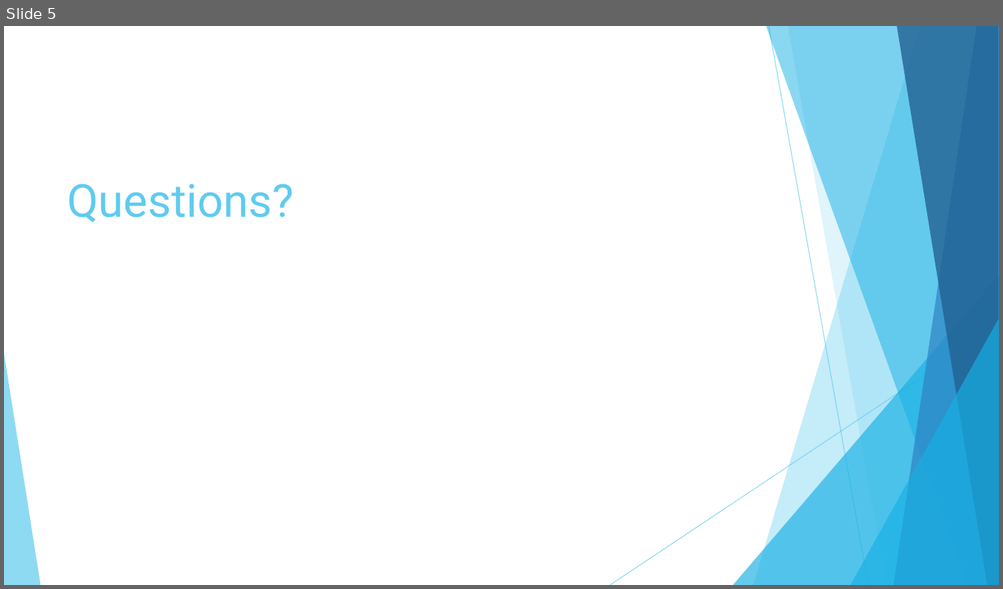
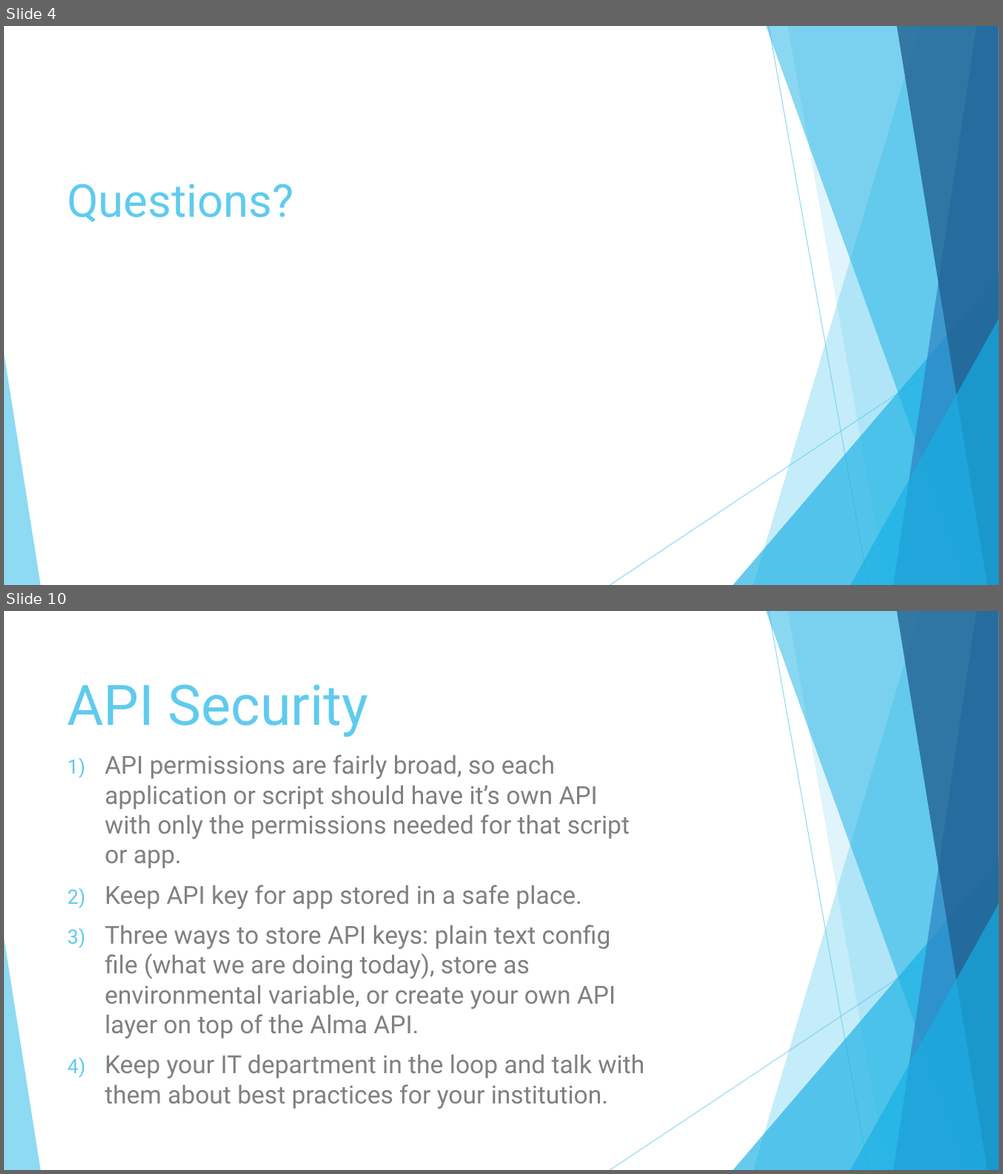
Before and after one commit to MrJeremyHobbs/ELUNA-2019-Dev-Days-Alma-Course, a slide deck: slides/ELUNA-2019-Dev-Days-Alma-Course.pptx. Shown one above the other, each under a label of ours: slide 5 before the commit, slides 4 and 10 after it; the slides between them are not shown. The pictures are 1003x589 and 1003x1174 pixels, drawn with LibreOffice and Linux fonts; fonts in the diff are those of the drawing. Boxes give left, top, right and bottom in pixels: in the first picture for what was removed or moved away, otherwise in the second. Text is boxed around its words. In the diff, an @@ line names an element or a change of style, - is before the commit and + after.

```diff
--- a/slides/ELUNA-2019-Dev-Days-Alma-Course.pptx
+++ b/slides/ELUNA-2019-Dev-Days-Alma-Course.pptx
@@ slide 10 added at [4, 611, 999, 1170], background #FFFFFF; not listed: 10 template elements that a slide beside it also shows @@
@@ title added at [68, 684, 368, 737], 54 pt, text #5FCBEF @@
+API Security
@@ text added at [105, 755, 644, 1109], 24 pt, text #808080 @@
+1) API permissions are fairly broad, so each application or script should have it’s own API with only the permissions needed for that script or app.
+2) Keep API key for app stored in a safe place.
+3) Three ways to store API keys: plain text config file (what we are doing today), store as environmental variable, or create your own API layer on top of the Alma API.
+4) Keep your IT department in the loop and talk with them about best practices for your institution.
@@ what was slide 5 is now slide 4 @@
```
Also in this commit, not shown: 3 slides changed, 5 other slides added, 1 slide removed, 13 other files.
